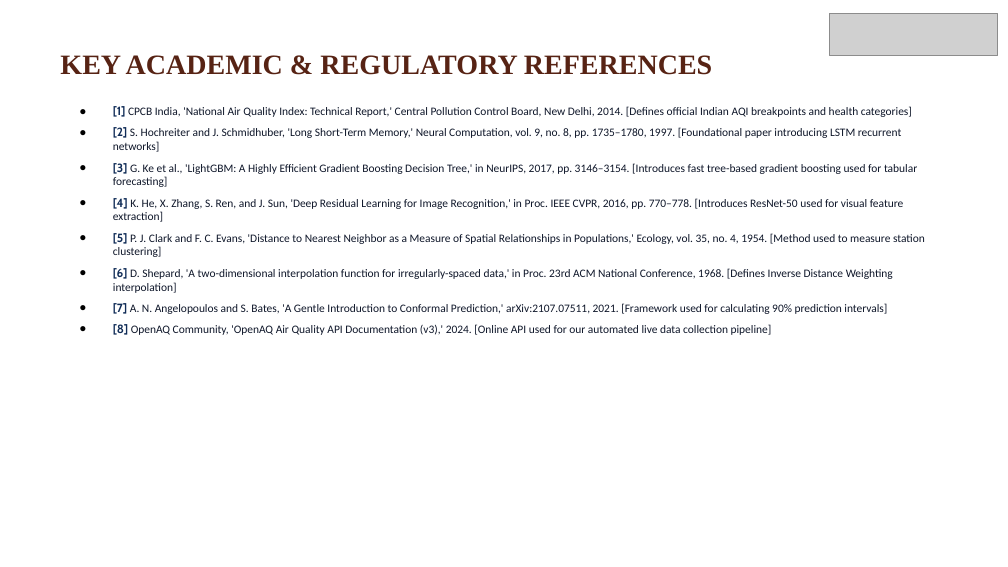
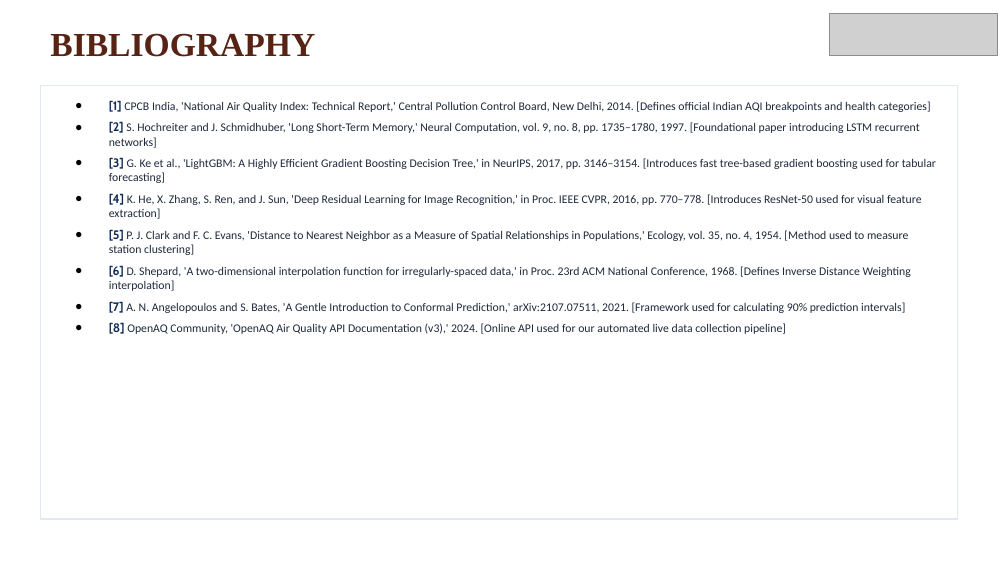
Before and after one commit to Rushyasree/Multimodal_airquality_prediction, a slide deck: slide 15 of docs/VayuDrishti_Final_Review_Simple_Language.pptx. Drawn at 1008x567 pixels with LibreOffice and Linux fonts; fonts in the diff are those of the drawing; grey boxes stand for pictures; background and template pictures are left out. Boxes give left, top, right and bottom in pixels: in the first picture for what was removed or moved away, otherwise in the second. Text is boxed around its words. In the diff, an @@ line names an element or a change of style, - is before the commit and + after.

Commit message:
Refactor presentation layout to executive university standard: eliminate amateur shapes, refine typography, align cards, and verify all 16 slides

```diff
--- a/docs/VayuDrishti_Final_Review_Simple_Language.pptx
+++ b/docs/VayuDrishti_Final_Review_Simple_Language.pptx
@@ title at (x1=50, y1=33, x2=315, y2=57): text changed; size 20 to 24 pt @@
-KEY ACADEMIC & REGULATORY REFERENCES
+BIBLIOGRAPHY
@@ text "[1] CPCB India, 'National Air ..." resized from (x1=113, y1=105, x2=925, y2=336) to (x1=40, y1=86, x2=958, y2=519) @@
@@ text "[1] CPCB India, 'National Air ..." at (x1=40, y1=86, x2=958, y2=519): size 8.5 to 8.8 pt in "[1]", "[2]", "[3]", "[4]" and 4 more places; size 8.2 to 8.4 pt, text colour #0F172A to #1E293B; fill none to #FFFFFF; outline none to #E2E8F0 1 pt @@
```
Also in this commit, not shown: 15 other slides changed, 36 other files.
